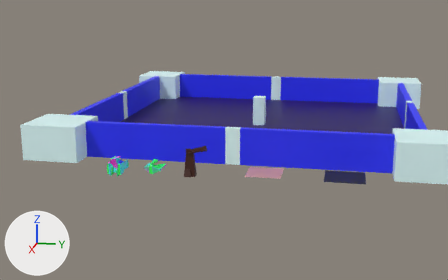
The Blender file assets/models/world.blend, before and after one commit.
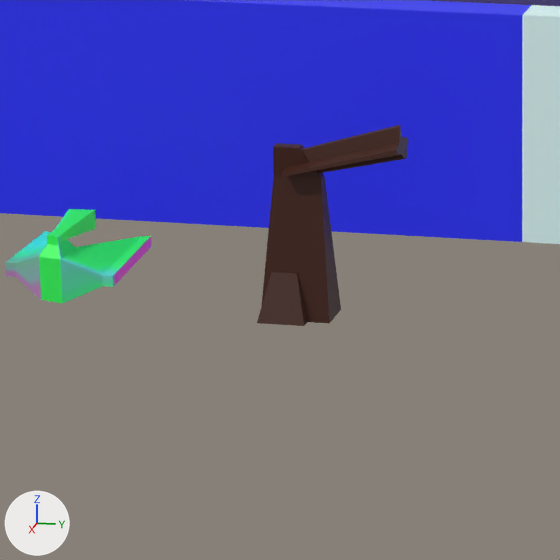
Each version appears first from a 50 mm camera at (210.7, 29.6, 46.7) aimed at (57.3, -1.1, 8.3), and next in a close-up on the part from 32% to 52% of the width and 45% to 77% of the height. Arrows for +X, +Y and +Z are at lower left; the lights stay in place.

Objects in the first close-up: 'MiddlePillar02', 'Ship01', 'Tower', 'Wall05'.
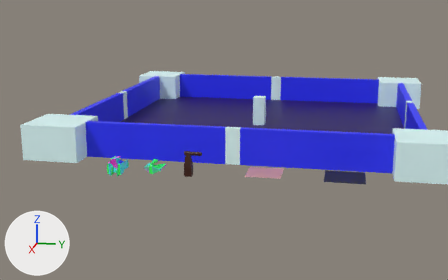
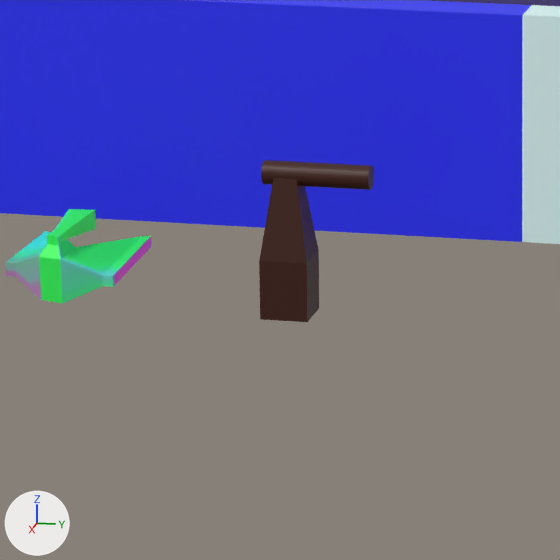
Commit message: changed blender model, started working on towers

Edits to the bpy script that builds the scene:
```text
Add img_tower_gun_texture_png:
    img_tower_gun_texture_png = load_image('tower_gun_texture.png', 'tower_gun_texture.png', 1024, 1024, 'sRGB')
Add mat_material:
    mat_material = principled_material('Material')
    mat_material.texture = img_tower_gun_texture_png
Change me_cube_001:
    used by ob_tower; location = (60.0, -10.0, 0.0)
    remove me_cube_001.from_pydata(...)  # 244 vertices, 152 faces; spans x -1.6..1.54, y -1.0..4.97, z -1.0..7.29
    add me_cube_001.from_pydata(...)  # 12 vertices, 10 faces; spans x -1.0..1.0, y -1.0..1.0, z -1.0..5.0
    me_cube_001 part 1: the loose piece of 6 vertices spanning x -1.01..-0.29, y -1.0..1.93, z -1.0..4.91 is rebuilt with 12 vertices and now spans x -1.0..1.0, y -1.0..1.0, z -1.0..5.0
    me_cube_001 part 2: 49 loose pieces with 238 vertices, spanning x -1.6..1.54, y -1.0..4.97, z -1.0..7.29, are deleted
Add me_cylinder:
    me_cylinder.from_pydata(...)  # a 32-sided cylinder along z spanning x -0.49..0.49, y -0.49..0.49, z -3.5..1.0
    me_cylinder.materials.append(mat_material)  # picture img_tower_gun_texture_png
Add ob_towergun:
    ob_towergun = bpy.data.objects.new('TowerGun', me_cylinder)
    ob_towergun.parent = ob_tower
    ob_towergun.matrix_parent_inverse = Matrix(((1.0, 0.0, 0.0, -70.0), (0.0, 1.0, 0.0, 10.0), (0.0, 0.0, 1.0, 0.0), (0.0, 0.0, 0.0, 1.0)))
    ob_towergun.location = (70.0, -10.0, 5.0)
    ob_towergun.rotation_euler = (1.571, 0.0, 0.0)  # degrees (90, 0, 0)
```

Changed parts and their boxes [x1, y1, x2, y2] in the close-ups (560 x 560 px):
'Tower', reshaped (60% narrower, 28% shorter): before [257, 125, 408, 326]; after [259, 178, 319, 322]
'TowerGun', added (brown): after [261, 160, 374, 190]
part 1 of me_cube_001, rebuilt (not visible before): after [259, 178, 319, 322]
part 2 of me_cube_001, deleted (brown): before [257, 125, 408, 326]
